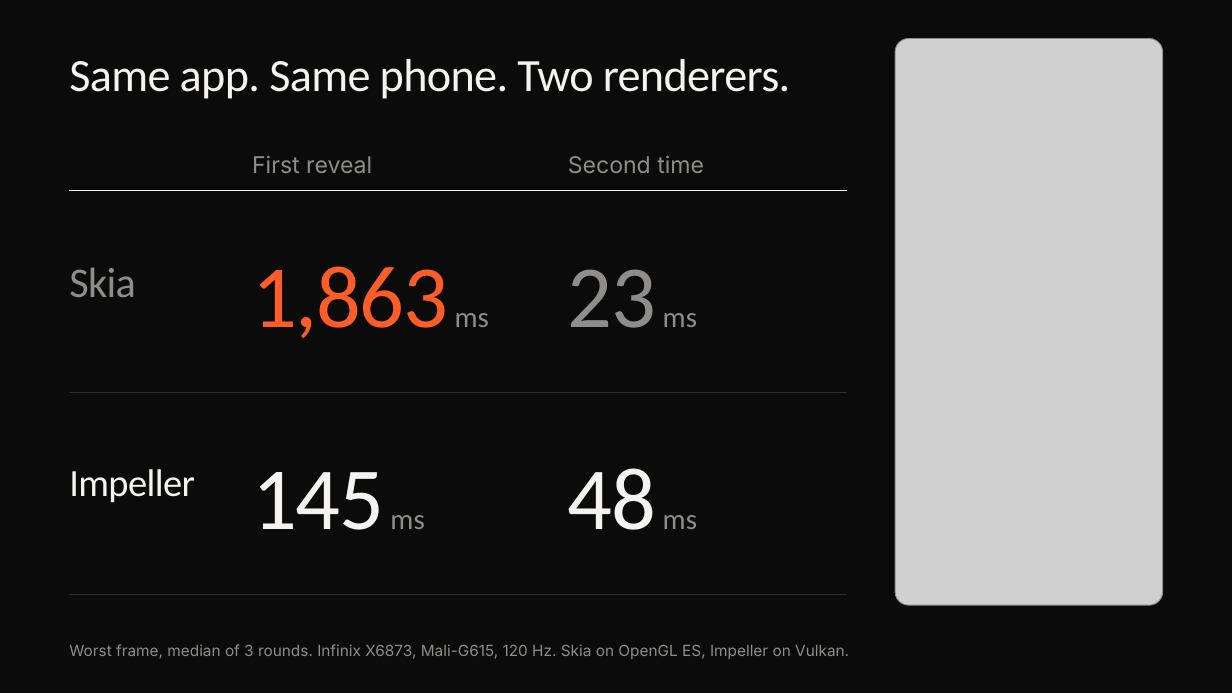
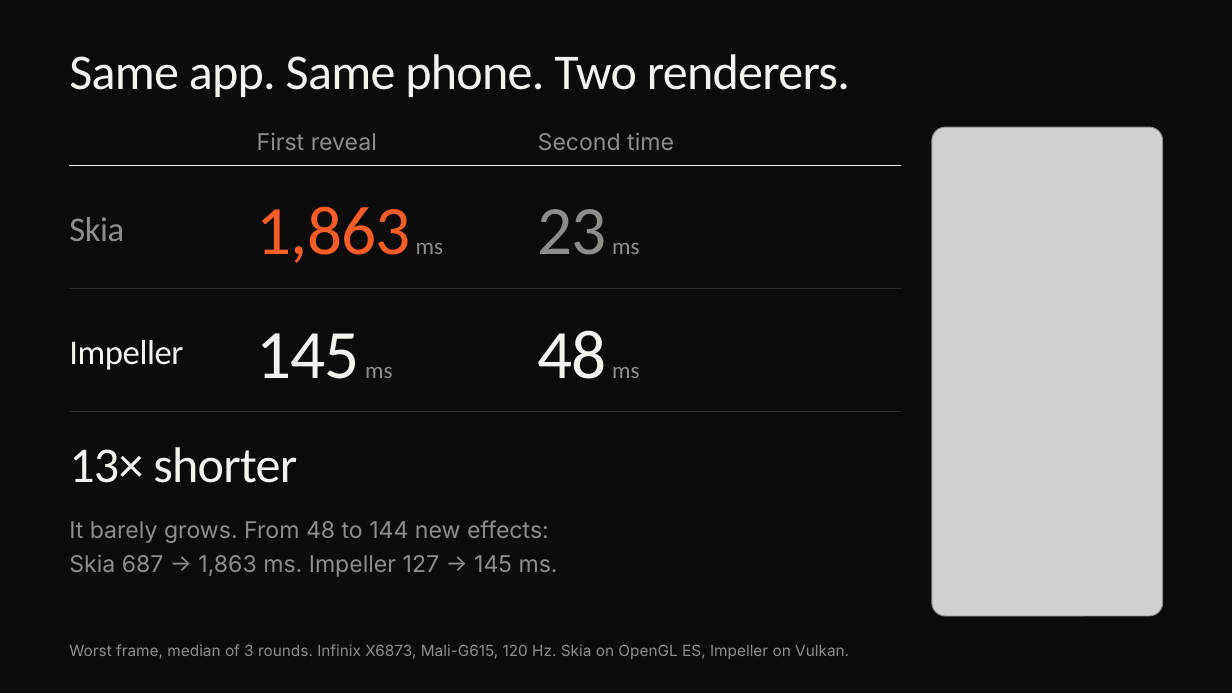
Before and after one commit to cm-collins/fluttercon-demo-app, a slide deck: slide 9 of docs/talk/slides/beyond-skia-dark.pptx (slide 13 before the commit). Drawn at 1232x693 pixels with LibreOffice and Linux fonts; fonts in the diff are those of the drawing; grey boxes stand for pictures; background and template pictures are left out. Boxes give left, top, right and bottom in pixels: in the first picture for what was removed or moved away, otherwise in the second. Text is boxed around its words. In the diff, an @@ line names an element or a change of style, - is before the commit and + after.

```diff
--- a/docs/talk/slides/beyond-skia-dark.pptx
+++ b/docs/talk/slides/beyond-skia-dark.pptx
@@ title "Same app. Same phone. Two ..." at (69,54,850,97): size 36 to 39 pt, letter spacing -0.5 to -0.6 pt @@
@@ text "First reveal": place and size @@
-text "First reveal" at (252,156,372,173)
+text "First reveal" at (257,133,377,150)
@@ text "Second time": place and size @@
-text "Second time" at (568,156,704,173)
+text "Second time" at (538,133,674,150)
@@ picture: place and size @@
-picture at (896,39,1164,605)
+picture at (932,128,1163,616)
@@ text "Skia": place and size @@
-text "Skia" at (69,267,136,297)
+text "Skia" at (69,217,124,241)
@@ text "Skia" at (69,217,124,241): size 33 to 27 pt, letter spacing -0.5 to -0.3 pt; line spacing 0.98 to 1; vertical alignment top to middle @@
@@ line moved from (69, 190) - (848, 190) to (69, 165) - (901, 165) @@
@@ text "1,863 ms": place and size @@
-text "1,863 ms" at (252,266,489,338)
+text "1,863 ms" at (257,206,443,263)
@@ text "1,863 ms" at (257,206,443,263): size 69 to 54 pt, letter spacing -1.1 to -0.8 pt in "1,863"; size 22.5 to 18 pt in "ms"; vertical alignment top to middle @@
@@ text "23 ms": place and size @@
-text "23 ms" at (568,269,697,328)
+text "23 ms" at (538,209,639,255)
@@ text "23 ms" at (538,209,639,255): size 69 to 54 pt, letter spacing -1.1 to -0.8 pt in "23"; size 22.5 to 18 pt in "ms"; vertical alignment top to middle @@
@@ text "Impeller": place and size @@
-text "Impeller" at (69,469,195,503)
+text "Impeller" at (69,340,183,370)
@@ text "Impeller" at (69,340,183,370): size 30 to 27 pt, letter spacing -0.5 to -0.3 pt; line spacing 0.98 to 1; vertical alignment top to middle @@
@@ line moved from (69, 595) - (848, 595) to (69, 288) - (901, 288) @@
@@ text "145 ms": place and size @@
-text "145 ms" at (252,472,424,530)
+text "145 ms" at (257,333,392,379)
@@ text "145 ms" at (257,333,392,379): size 69 to 54 pt, letter spacing -1.1 to -0.8 pt in "145"; size 22.5 to 18 pt in "ms"; vertical alignment top to middle @@
@@ text "48 ms": place and size @@
-text "48 ms" at (568,468,697,530)
+text "48 ms" at (538,330,639,379)
@@ text "48 ms" at (538,330,639,379): size 69 to 54 pt, letter spacing -1.1 to -0.8 pt in "48"; size 22.5 to 18 pt in "ms"; vertical alignment top to middle @@
@@ line moved from (69, 393) - (848, 393) to (69, 412) - (901, 412) @@
@@ text added at (69,447,297,483), 39 pt, text #F4F3EF @@
+13× shorter
@@ text added at (69,520,558,577), 18 pt, text #8E8D89 @@
+It barely grows. From 48 to 144 new effects:
+Skia 687 → 1,863 ms. Impeller 127 → 145 ms.
```
Also in this commit, not shown: 23 other slides changed, 4 slides added, 10 slides removed, 11 other files.
